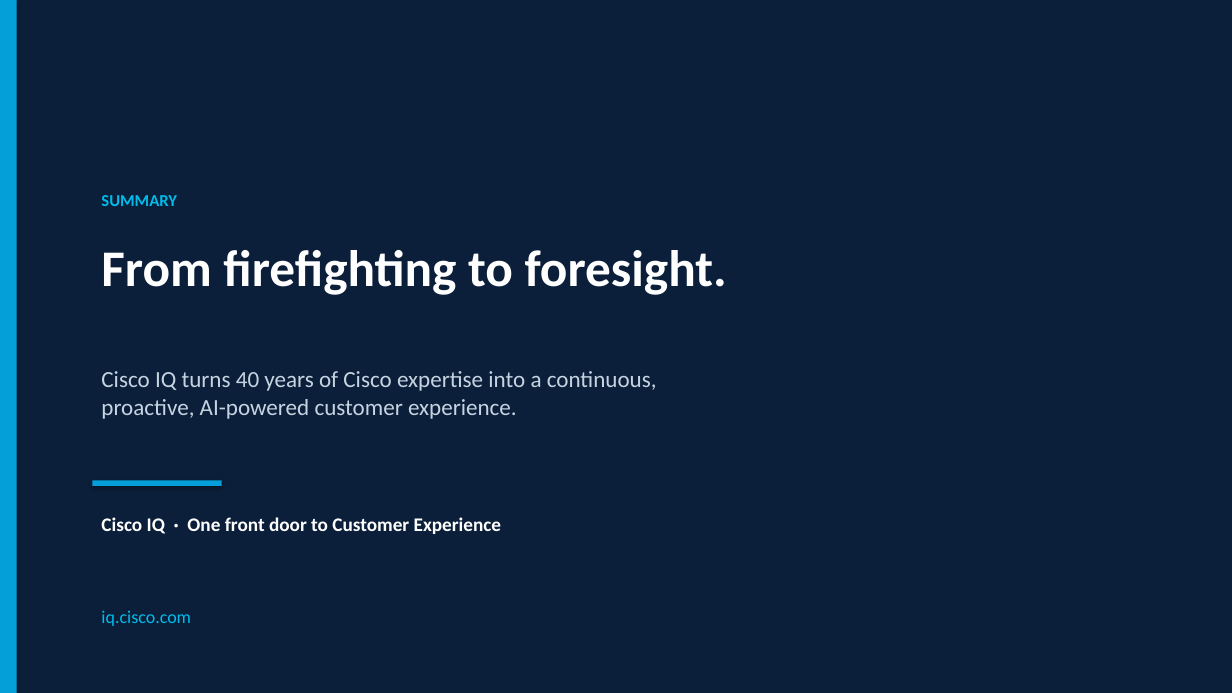
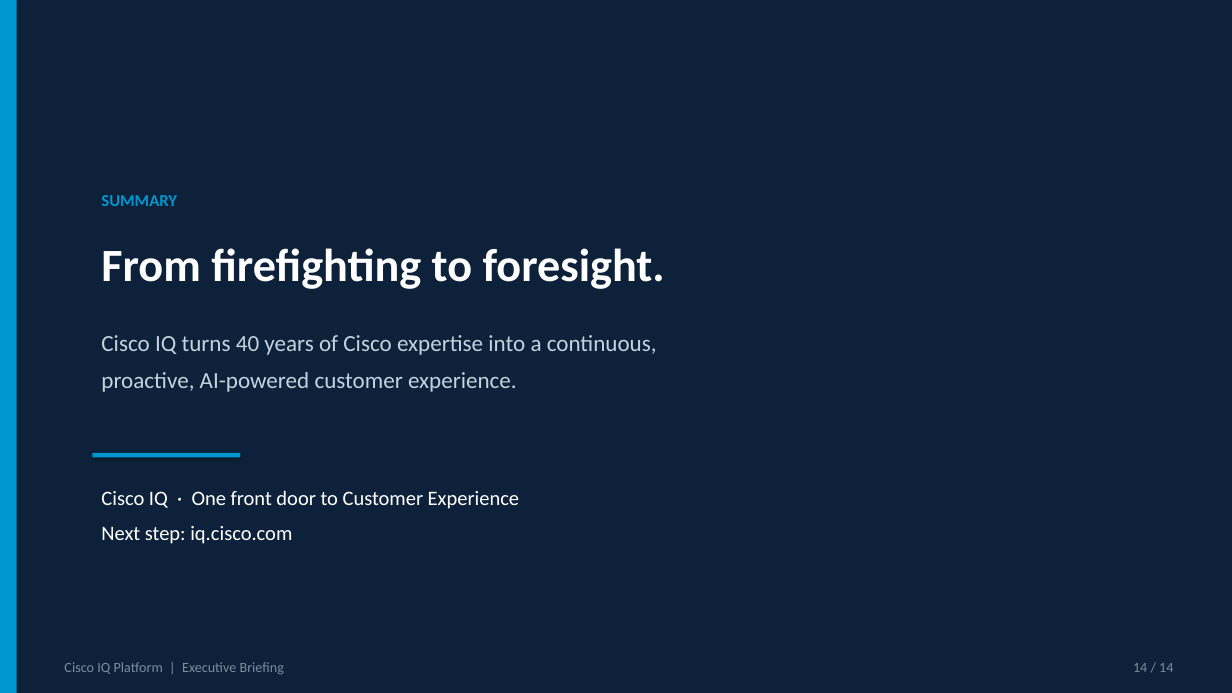
Before and after one commit to Ahmed-Nabhan/mindsparkle, a slide deck: slide 14 of docs/Cisco_IQ_Platform_Executive_Briefing.pptx. Drawn at 1232x693 pixels with LibreOffice and Linux fonts; fonts in the diff are those of the drawing. Boxes give left, top, right and bottom in pixels: in the first picture for what was removed or moved away, otherwise in the second. Text is boxed around its words. In the diff, an @@ line names an element or a change of style, - is before the commit and + after.

```diff
--- a/docs/Cisco_IQ_Platform_Executive_Briefing.pptx
+++ b/docs/Cisco_IQ_Platform_Executive_Briefing.pptx
@@ rectangle at box(0, 0, 1232, 693): fill #0B1F3A to #0D223A @@
@@ text "SUMMARY" at box(101, 195, 177, 206): text colour #00BCEB to #0097D0 @@
@@ text "From firefighting to foresight." at box(101, 248, 665, 289): size 40 to 36 pt @@
@@ text at box(101, 335, 657, 392): text changed; text colour #C5D4E0 to #C2D2DE @@
-Cisco IQ turns 40 years of Cisco expertise into a continuous,
-proactive, AI-powered customer experience.
+Cisco IQ turns 40 years of Cisco expertise into a continuous,
+proactive, AI-powered customer experience.
@@ rectangle: place and size @@
-rectangle at box(92, 481, 222, 486)
+rectangle at box(92, 453, 240, 457)
@@ rectangle at box(92, 453, 240, 457): fill #049FD9 to #0097D0 @@
@@ text "Cisco IQ · One front ...": place and size @@
-text "Cisco IQ · One front ..." at box(101, 517, 501, 534)
+text "Cisco IQ · One front ..." at box(101, 490, 519, 544)
@@ text at box(101, 490, 519, 509): size 15 to 16 pt, bold off in "Cisco IQ · One front door to ..."; more space between paragraphs @@
@@ text at box(101, 526, 292, 544): paragraph added @@
+Next step: iq.cisco.com
@@ text at box(64, 662, 284, 675): text changed; size 14 to 11 pt; text colour #00BCEB to #7A8C9E @@
-iq.cisco.com
+Cisco IQ Platform | Executive Briefing
@@ text added at box(1133, 663, 1173, 672), 11 pt, text #7A8C9E @@
+14 / 14
```
Also in this commit, not shown: 13 other slides changed, 5 other files.
